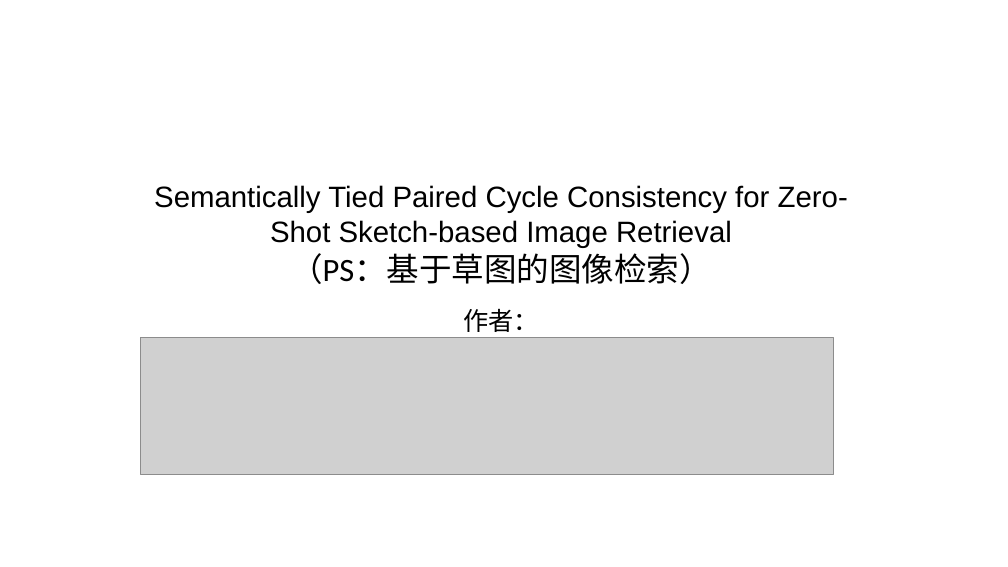
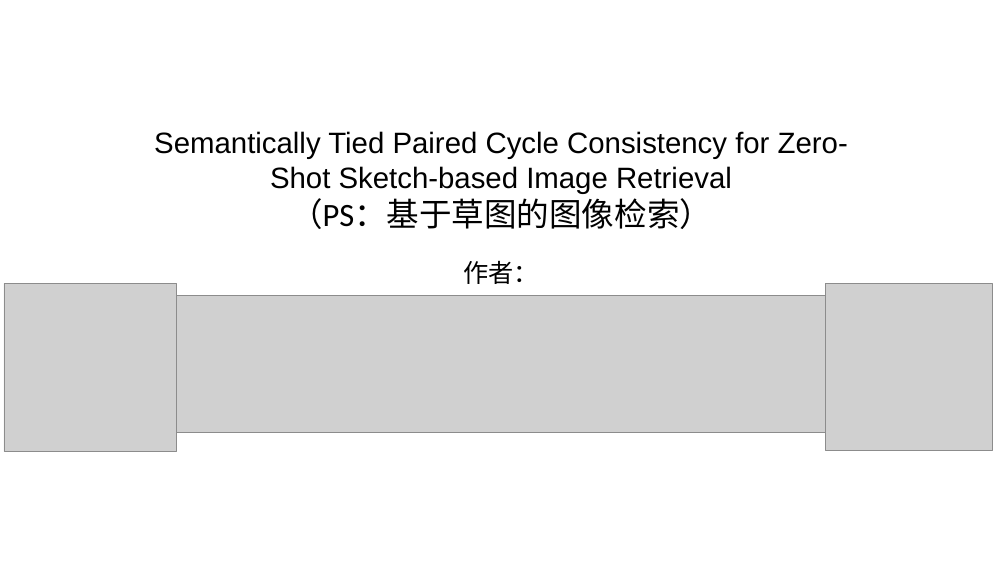
Before and after one commit to boycebai/paper, a slide deck: slide 1 of 0322/基于草图的图像检索.pptx. Drawn at 1008x567 pixels with LibreOffice and Linux fonts; fonts in the diff are those of the drawing; grey boxes stand for pictures. Boxes give left, top, right and bottom in pixels: in the first picture for what was removed or moved away, otherwise in the second. Text is boxed around its words. In the diff, an @@ line names an element or a change of style, - is before the commit and + after.

```diff
--- a/0322/基于草图的图像检索.pptx
+++ b/0322/基于草图的图像检索.pptx
@@ text "Semantically Tied Paired Cycle Consistency ..." moved from (x1=154, y1=185, x2=848, y2=284) to (x1=154, y1=131, x2=848, y2=229) @@
@@ text "作者：" moved from (x1=463, y1=308, x2=539, y2=332) to (x1=463, y1=260, x2=539, y2=284) @@
@@ picture added at (x1=4, y1=284, x2=176, y2=451) @@
@@ picture moved from (x1=141, y1=337, x2=833, y2=474) to (x1=157, y1=296, x2=850, y2=433) @@
@@ picture added at (x1=826, y1=284, x2=992, y2=450) @@
```
Also in this commit, not shown: 1 other slide changed, 2 slides added, 2 other files.
